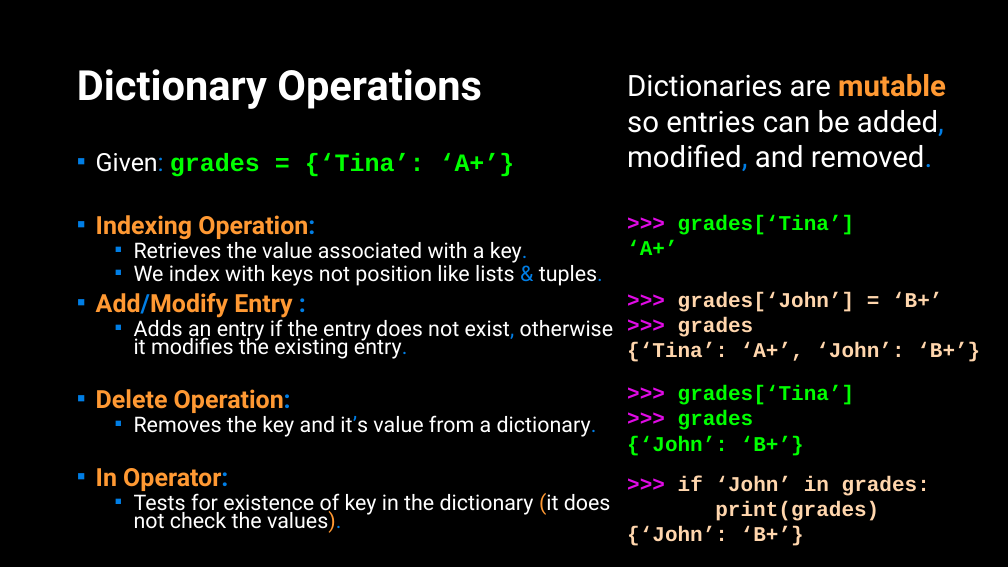
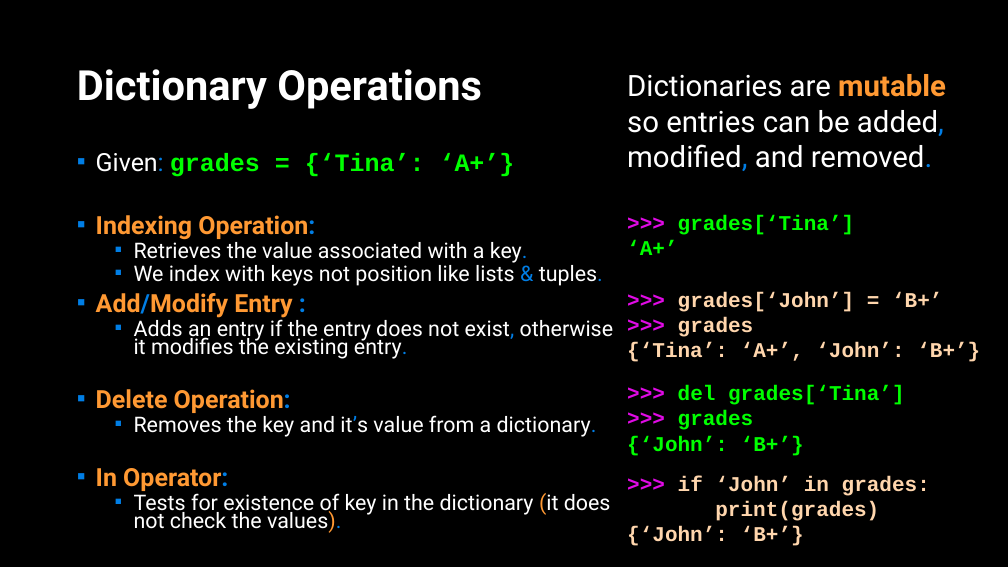
Before and after one commit to APS106/APS106-winter-2022-material, a slide deck: slide 7 of lectures/week8/lecture2/slides/week8_lecture2.pptx. Drawn at 1008x567 pixels with LibreOffice and Linux fonts; fonts in the diff are those of the drawing; background and template pictures are left out. Boxes give left, top, right and bottom in pixels: in the first picture for what was removed or moved away, otherwise in the second. Text is boxed around its words. In the diff, an @@ line names an element or a change of style, - is before the commit and + after.

```diff
--- a/lectures/week8/lecture2/slides/week8_lecture2.pptx
+++ b/lectures/week8/lecture2/slides/week8_lecture2.pptx
@@ text at <box>678,385,905,405</box>: text changed @@
->>> grades[‘Tina’]
+>>> del grades[‘Tina’]
```
Also in this commit, not shown: 6 other slides changed, 5 other files.
